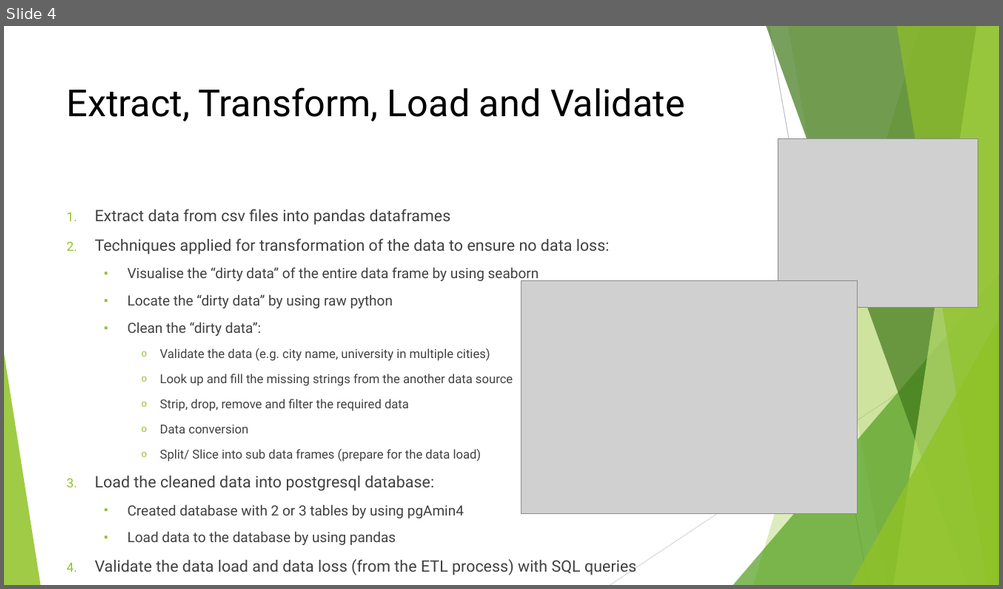
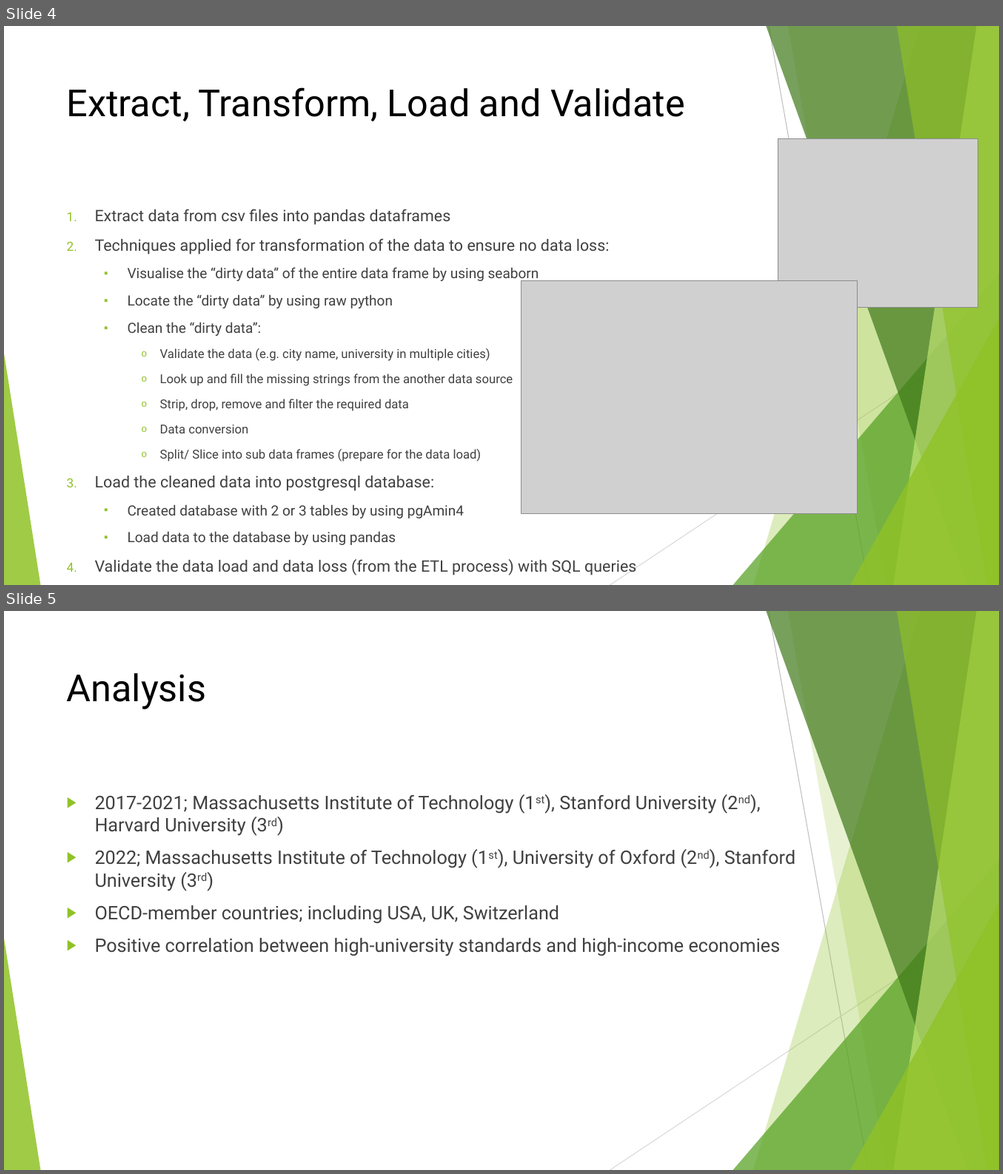
Before and after one commit to samaaravindreddy/Monash-Project-2, a slide deck: ETL-Project-Group-1.pptx. Shown one above the other, each under a label of ours: slide 4 before the commit, slides 4 and 5 after it. The pictures are 1003x589 and 1003x1174 pixels, drawn with LibreOffice and Linux fonts; fonts in the diff are those of the drawing; grey boxes stand for pictures. Boxes give left, top, right and bottom in pixels: in the first picture for what was removed or moved away, otherwise in the second. Text is boxed around its words. In the diff, an @@ line names an element or a change of style, - is before the commit and + after.

```diff
--- a/ETL-Project-Group-1.pptx
+++ b/ETL-Project-Group-1.pptx
@@ slide 5 added at [4, 611, 999, 1170], background #FFFFFF; not listed: 10 template elements that a slide beside it also shows @@
@@ title added at [67, 673, 206, 709], 36 pt, text #000000 @@
+Analysis
@@ text added at [95, 795, 795, 957], 18 pt, text #404040 @@
+▶ 2017-2021; Massachusetts Institute of Technology (1st), Stanford University (2nd), Harvard University (3rd)
+▶ 2022; Massachusetts Institute of Technology (1st), University of Oxford (2nd), Stanford University (3rd)
+▶ OECD-member countries; including USA, UK, Switzerland
+▶ Positive correlation between high-university standards and high-income economies
```
Also in this commit, not shown: 1 other file.
